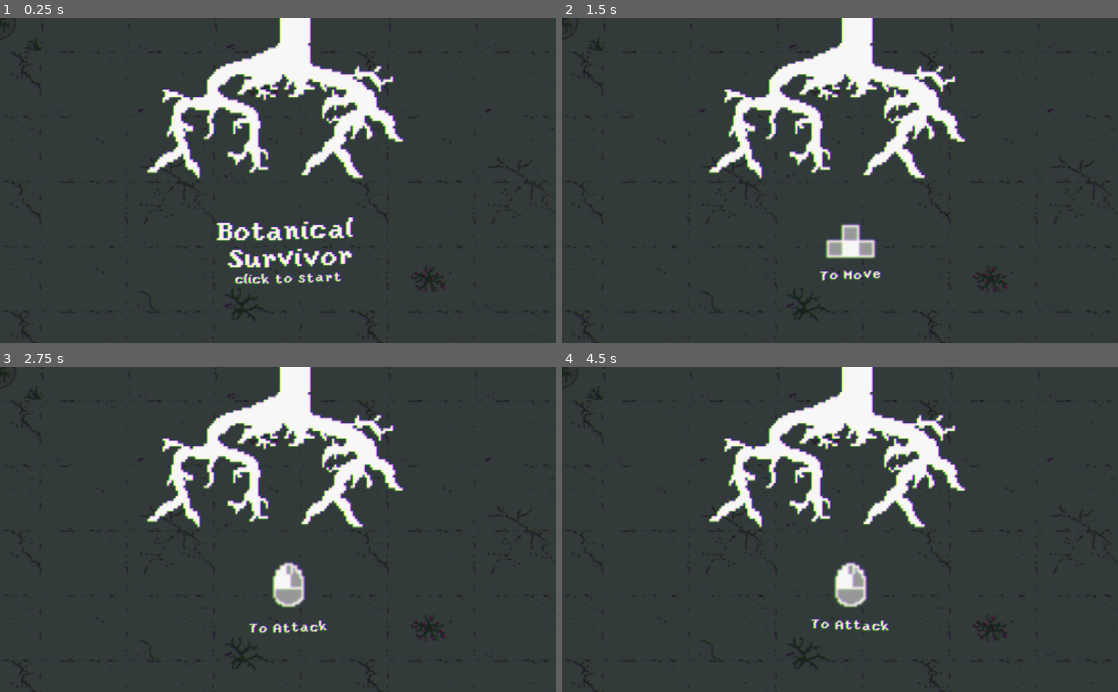
Above: before the commit, frames 1-4 (two rows, left to right).
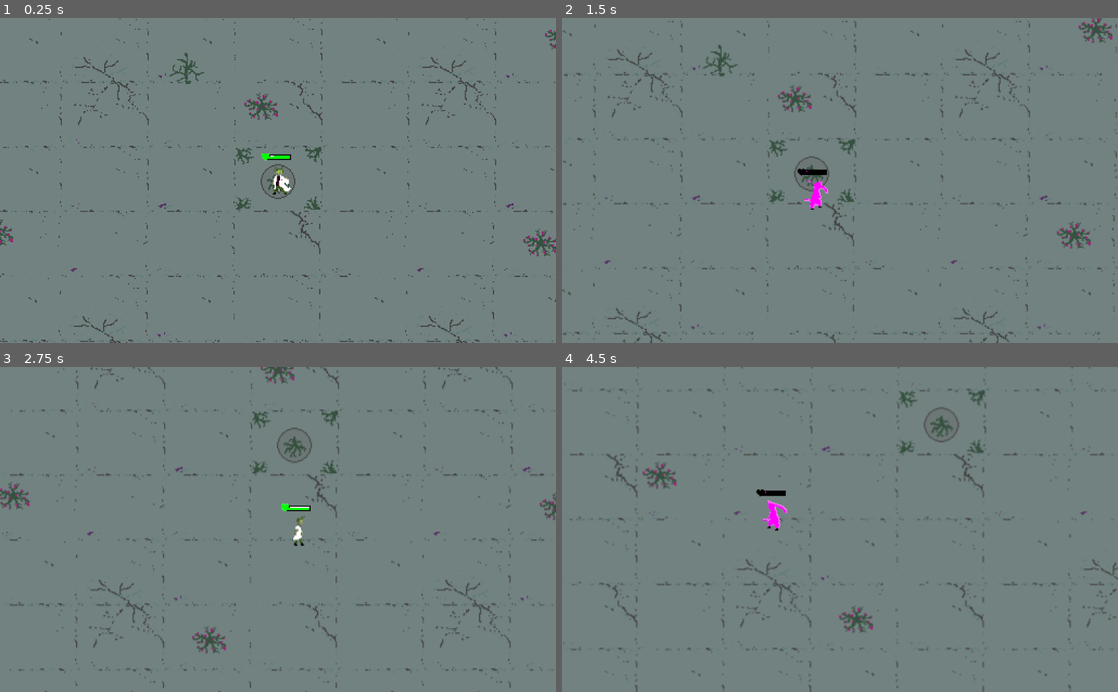
Above: after the commit, the same moments.

Repository: TitouanCh/ggj2023
Game: Godot game, scene res://scenes/flask.tscn
Same seed, same stepped clock (60 frames per second), same inputs: the game is played once before the commit and once after it. Sound files missing from this copy of the repository are replaced by a short silence.
Inputs (mouse positions are in pixels of both pictures, inside the frame that each line leads up to):
- Up to frame 1 (0.25 s): no input
- Up to frame 2 (1.5 s): tap Enter at 0.5 s; move the mouse to (962, 164) at 0.52 s; press the mouse at (962, 164) at 0.53 s; hold Right (right) 0.53-1.28 s; right-click (962, 164) at 0.8 s; move the mouse to (728, 196) at 1.27 s; release the mouse at (728, 196) at 1.28 s; hold S (down) from 1.28 s (still down); right-click (728, 196) at 1.35 s
- Up to frame 3 (2.75 s): click (166, 545) at 1.55 s; move the mouse to (333, 458) at 2.02 s; release S (down) at 2.03 s; press the mouse at (333, 458) at 2.03 s; hold Right (right) from 2.03 s (still down); right-click (333, 458) at 2.3 s
- Up to frame 4 (4.5 s): move the mouse to (812, 594) at 2.77 s; release Right (right) at 2.78 s; release the mouse at (812, 594) at 2.78 s; hold Up (up) 2.78-3.53 s; right-click (812, 594) at 2.85 s; click (812, 594) at 3.05 s; move the mouse to (1006, 578) at 3.52 s; press the mouse at (1006, 578) at 3.53 s; hold A (left) from 3.53 s (still down); right-click (1006, 578) at 3.8 s; tap 1 (debug1, bound only after the commit) at 4.15 s; move the mouse to (673, 480) at 4.27 s; release the mouse at (673, 480) at 4.28 s; right-click (673, 480) at 4.35 s

The runs differ from the first frame. In frame 1, 99% of the frame differs, in the area x 0-100%, y 0-100%; in frame 2, 99%; in frame 3, 99%; in frame 4, 100%.

Commit message:
setup basic demo scene

Diff:
--- a/project.godot
+++ b/project.godot
@@ -13,9 +13,15 @@
 "class": "Entity",
 "language": "GDScript",
 "path": "res://scripts/entity.gd"
+}, {
+"base": "Node2D",
+"class": "Main",
+"language": "GDScript",
+"path": "res://scripts/main.gd"
 } ]
 _global_script_class_icons={
-"Entity": ""
+"Entity": "",
+"Main": ""
 }
 
 [application]
@@ -77,6 +83,11 @@
 "events": [ Object(InputEventMouseButton,"resource_local_to_scene":false,"resource_name":"","device":0,"alt":false,"shi …(212 unchanged characters)…
  ]
 }
+debug1={
+"deadzone": 0.5,
+"events": [ Object(InputEventKey,"resource_local_to_scene":false,"resource_name":"","device":0,"alt":false,"shift":false,"control":false,"meta":false,"command":false,"pressed":false,"scancode":0,"physical_scancode":49,"unicode":0,"echo":false,"script":null)
+ ]
+}
 
 [physics]
 
--- /dev/null
+++ b/scenes/demoScene.tscn
@@ -0,0 +1,13 @@
+[gd_scene load_steps=4 format=2]
+
+[ext_resource path="res://sprites/backgrounds/background.png" type="Texture" id=1]
+[ext_resource path="res://scenes/player.tscn" type="PackedScene" id=2]
+[ext_resource path="res://scripts/demoScene.gd" type="Script" id=3]
+
+[node name="demoScene" type="Node2D"]
+script = ExtResource( 3 )
+
+[node name="background" type="Sprite" parent="."]
+texture = ExtResource( 1 )
+
+[node name="player" parent="." instance=ExtResource( 2 )]
--- a/scenes/flask.tscn
+++ b/scenes/flask.tscn
@@ -1,6 +1,6 @@
 [gd_scene load_steps=2 format=2]
 
-[ext_resource path="res://scenes/main.tscn" type="PackedScene" id=1]
+[ext_resource path="res://scenes/demoScene.tscn" type="PackedScene" id=1]
 
 [node name="flask" type="Node2D"]
 
@@ -14,4 +14,4 @@
 handle_input_locally = false
 render_target_update_mode = 3
 
-[node name="main" parent="viewportContainer/viewport" instance=ExtResource( 1 )]
+[node name="demoScene" parent="viewportContainer/viewport" instance=ExtResource( 1 )]
--- a/scenes/main.tscn
+++ b/scenes/main.tscn
@@ -6,7 +6,6 @@
 [ext_resource path="res://scenes/shader.tscn" type="PackedScene" id=4]
 [ext_resource path="res://scripts/shader2.gd" type="Script" id=5]
 [ext_resource path="res://sprites/backgrounds/decor.png" type="Texture" id=6]
-
 
 [sub_resource type="Shader" id=1]
 code = "shader_type canvas_item;
--- /dev/null
+++ b/scripts/demoScene.gd
@@ -0,0 +1,31 @@
+extends Node2D
+
+var enemyScene = preload("res://scenes/enemy.tscn")
+
+var player
+var minDistanceToPlayer = 200
+var roomSize = Vector2(400, 400)
+var bodies = []
+
+func _ready():
+	player = $player
+
+func _process(delta):
+	if Input.is_action_just_pressed("debug1"):
+		spawnEnemy()
+
+func spawnEnemy(type = "melee", i = 0):
+	var a = enemyScene.instance()
+	self.add_child(a)
+
+	a.player = player
+	a.position = player.position
+	a.setType(type, i)
+
+	while a.position.distance_to(player.position) < minDistanceToPlayer:
+		a.position = Vector2(randf() * roomSize.x, randf() * roomSize.y) - roomSize/2
+
+	print("-- Spawned enemy at : " + str(a.position))
+
+func playSound(test):
+	pass
--- a/scripts/enemy.gd
+++ b/scripts/enemy.gd
@@ -92,10 +92,10 @@
 
 func attack():
 	if type == "melee":
-		get_parent().playSound("coup_ventre_enemies.wav")
+#		get_parent().playSound("coup_ventre_enemies.wav")
 		meleeAttack(player.global_position - self.global_position, 0.3, 0.4)
 	if type == "swat" or type == "madmax":
-		get_parent().playSound("gun.wav")
+#		get_parent().playSound("gun.wav")
 		arms.animation = "attack"
 		arms.playing = true
 		$particles.emitting = true
@@ -109,7 +109,7 @@
 
 func die():
 	print(self.name + " is dead.")
-	get_parent().reduceEnemyCount()
+#	get_parent().reduceEnemyCount()
 	var s = fx.instance()
 	get_parent().add_child(s)
 	s.global_position = self.position - Vector2(8, 8)
--- a/scripts/main.gd
+++ b/scripts/main.gd
@@ -1,5 +1,6 @@
 extends Node2D
 
+class_name Main
 
 var generation = 0
 
--- a/scripts/player.gd
+++ b/scripts/player.gd
@@ -73,7 +73,7 @@
 
 func attack():
 	if Global.active_upgrades.has("Shoot"):
-		get_parent().playSound("gun.wav")
+#		get_parent().playSound("gun.wav")
 		if arms:
 			arms.animation = "attack"
 			arms.playing = true
@@ -82,7 +82,7 @@
 			shootAttack(get_mouse_position_actual().rotated((randf()-0.5)/2), 5, 0.2, false)
 		else: shootAttack(get_mouse_position_actual(), 5, 0.2, false)
 	else:
-		get_parent().playSound("coup_ventre_enemies.wav")
+#		get_parent().playSound("coup_ventre_enemies.wav")
 		meleeAttack(get_mouse_position_actual(), 0.3, 0)
 
 func get_mouse_position_actual():
@@ -93,7 +93,7 @@
 	if dead: get_parent().restart()
 
 func dash():
-	get_parent().playSound("dash.wav")
+#	get_parent().playSound("dash.wav")
 	self.modulate = Color(155, 0 , 155)
 	velocity += get_mouse_position_actual().normalized() * dashPower
 	var a = damageZone.instance()
